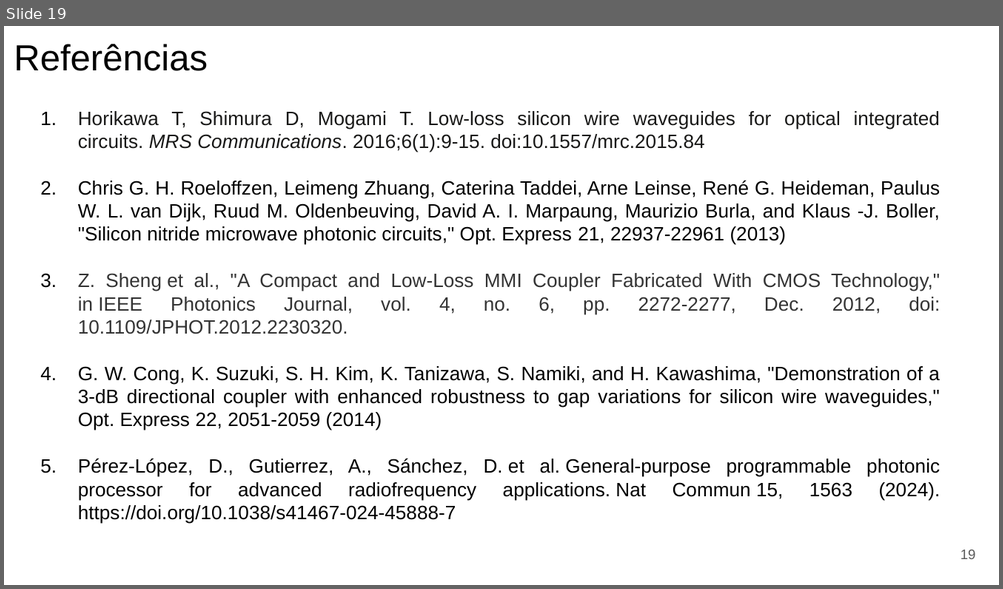
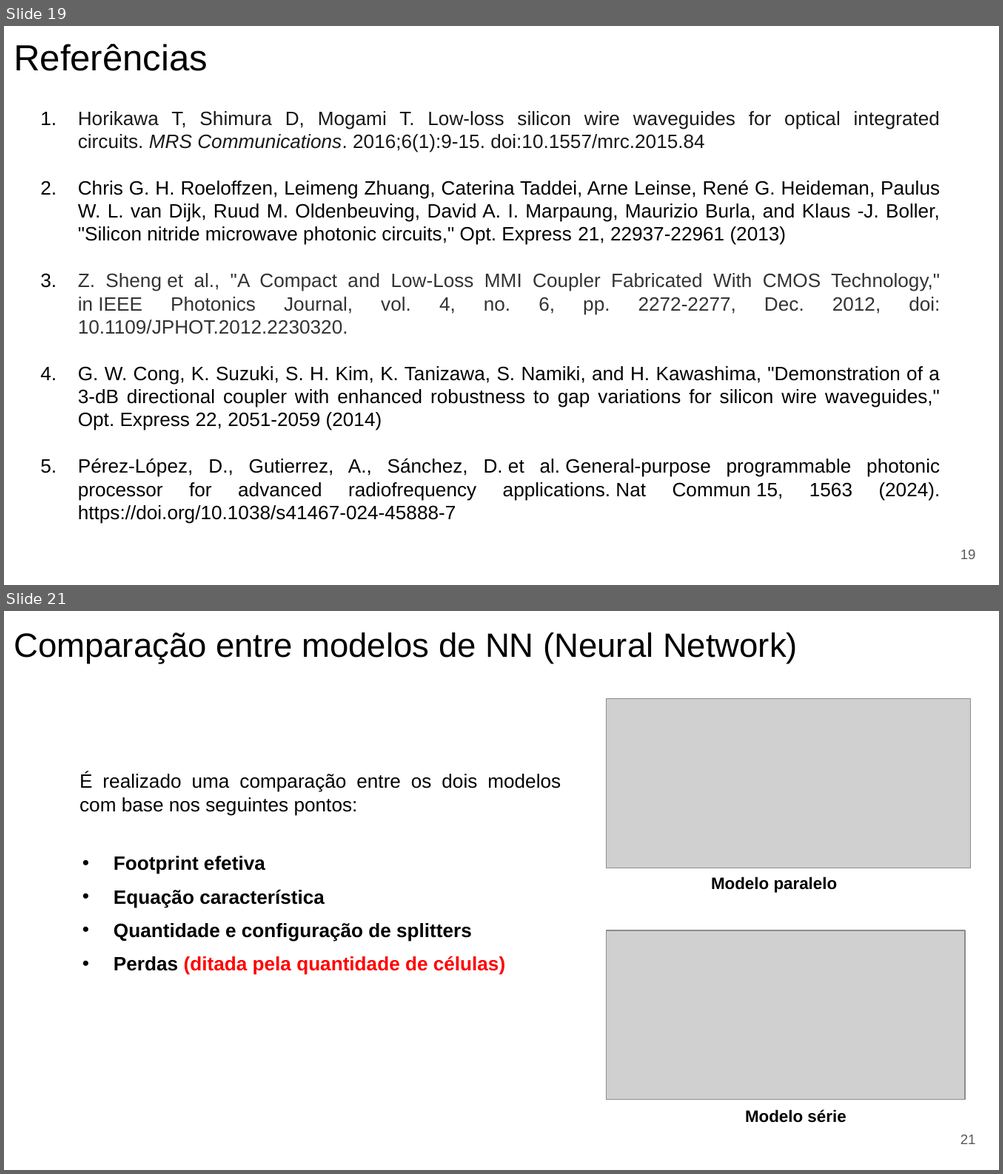
Before and after one commit to CaioRodrigues200/Programmable-Multifunctional-Circuit, a slide deck: Documentation/PPC_Report.pptx. Shown one above the other, each under a label of ours: slide 19 before the commit, slides 19 and 21 after it; the slides between them are not shown. The pictures are 1003x589 and 1003x1174 pixels, drawn with LibreOffice and Linux fonts; fonts in the diff are those of the drawing; grey boxes stand for pictures. Boxes give left, top, right and bottom in pixels: in the first picture for what was removed or moved away, otherwise in the second. Text is boxed around its words. In the diff, an @@ line names an element or a change of style, - is before the commit and + after.

Commit message:
Neural Network Topology Analysis

```diff
--- a/Documentation/PPC_Report.pptx
+++ b/Documentation/PPC_Report.pptx
@@ slide 21 added at (4, 611, 999, 1170), background #FFFFFF @@
@@ text added at (14, 632, 797, 664), 24.4 pt, text #000000 @@
+Comparação entre modelos de NN (Neural Network)
@@ picture added at (606, 698, 970, 868) @@
@@ picture added at (646, 709, 684, 739) @@
@@ text added at (79, 772, 560, 816), 14 pt, text #000000 @@
+É realizado uma comparação entre os dois modelos com base nos seguintes pontos:
@@ text added at (114, 856, 265, 874), 14 pt, text #000000, bold @@
+• Footprint efetiva
@@ text added at (711, 877, 837, 893), 12 pt, text #000000, bold @@
+Modelo paralelo
@@ text added at (114, 890, 324, 908), 14 pt, text #000000, bold @@
+• Equação característica
@@ text added at (114, 923, 472, 942), 14 pt, text #000000, bold @@
+• Quantidade e configuração de splitters
@@ picture added at (606, 931, 965, 1100) @@
@@ text added at (114, 957, 505, 975), 14 pt, text #FF0000, bold @@
+• Perdas (ditada pela quantidade de células)
@@ picture added at (623, 950, 661, 980) @@
@@ text added at (745, 1110, 845, 1123), 12 pt, text #000000, bold @@
+Modelo série
@@ page number added at (960, 1135, 976, 1145), 10 pt, text #595959 @@
+21
```
Also in this commit, not shown: 1 slide changed, 5 other slides added.
